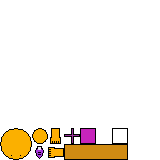
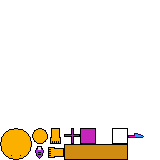
Comparing the layer stacks of the two 160 × 160 images. Changes:
added layer "Слой 18" above "Слой 14 kопировать копия" over (x1=128, y1=133, x2=144, y2=138)
